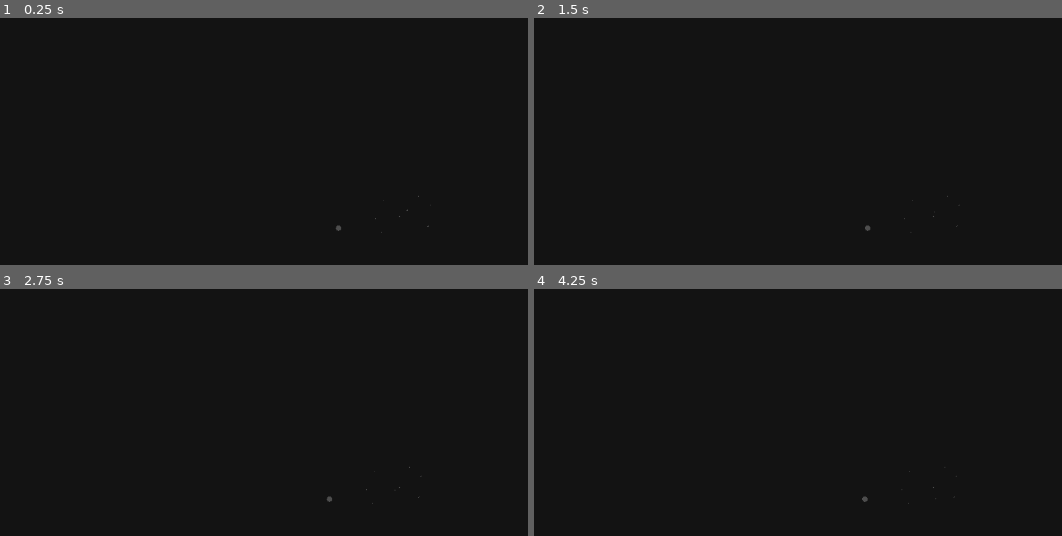
Above: before the commit, frames 1-4 (two rows, left to right).
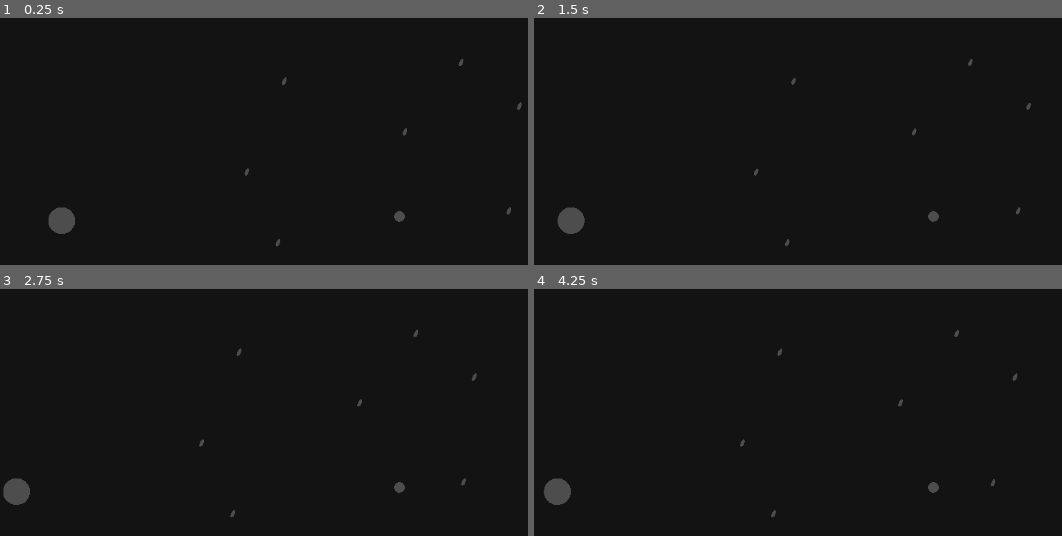
Above: after the commit, the same moments.

Repository: FOSS-Supremacy/celestis
Game: Godot game, scene res://scenes/tests.tscn
Same seed, same stepped clock (60 frames per second), same inputs: the game is played once before the commit and once after it. This scene is started directly instead of the project's main scene.
Inputs (mouse positions are in pixels of both pictures, inside the frame that each line leads up to):
- Up to frame 1 (0.25 s): no input
- Up to frame 2 (1.5 s): tap Enter at 0.5 s; move the mouse to (outside the picture) at 0.52 s; hold Right (player_right) 0.53-1.25 s; hold K (camera_down) 0.53-1.25 s; click (outside the picture) at 0.67 s; drag from (771, 237) to (935, 210) at 1.27 s
- Up to frame 3 (2.75 s): tap Space at 2 s; move the mouse to (480, 387) at 2.02 s; hold Right (player_right) from 2.03 s (still down); hold L (camera_right) from 2.03 s (still down)
- Up to frame 4 (4.25 s): release Right (player_right) at 2.75 s; release L (camera_right) at 2.75 s; drag from (outside the picture) to (908, 471) at 2.77 s; tap Enter at 3.5 s; move the mouse to (outside the picture) at 3.52 s; hold Left (player_left) from 3.53 s (still down); hold K (camera_down) from 3.53 s (still down)

The runs differ from the first frame. In frame 1, 0.7% of the frame differs, in the area x 9-99%, y 16-93%; in frame 2, 0.6%; in frame 3, 0.7%; in frame 4, 0.7%.

Commit message:
new features added

Diff:
--- a/assets/prefabs/gameplay/player/Player.tscn
+++ b/assets/prefabs/gameplay/player/Player.tscn
@@ -1,10 +1,11 @@
-[gd_scene load_steps=9 format=3 uid="uid://cb3pbe0pkul1h"]
+[gd_scene load_steps=10 format=3 uid="uid://cb3pbe0pkul1h"]
 
 [ext_resource type="Script" path="res://scripts/resource/SpaceObjectSettings.gd" id="2_gp2og"]
 [ext_resource type="Script" path="res://scripts/gameplay/player/player.gd" id="2_i8ree"]
 [ext_resource type="OccluderPolygon2D" uid="uid://dhxlba7wqg83g" path="res://assets/planet_light_occluder.tres" id="3_vkstq"]
 [ext_resource type="Script" path="res://scripts/gameplay/systems/GravityController.gd" id="4_6bkdi"]
 [ext_resource type="Script" path="res://scripts/gameplay/player/PlayerCameraController.gd" id="5_cwes0"]
+[ext_resource type="Script" path="res://scripts/gameplay/systems/OrbitingController.gd" id="6_1pj3v"]
 
 [sub_resource type="Resource" id="Resource_avefi"]
 script = ExtResource("2_gp2og")
@@ -48,12 +49,14 @@
 
 [node name="PlayerCameraController" type="Camera2D" parent="."]
 script = ExtResource("5_cwes0")
-active_zoom = false
 min_zoom = 0.2
 zoom_speed = 0.2
 
 [node name="GravityController" type="Node" parent="."]
 script = ExtResource("4_6bkdi")
 
+[node name="OrbitingObject" type="Node2D" parent="."]
+script = ExtResource("6_1pj3v")
+
 [connection signal="body_entered" from="Orbit" to="." method="_orbit_entered"]
 [connection signal="body_exited" from="Orbit" to="." method="_orbit_exited"]
--- a/assets/prefabs/gameplay/space/asteroid/asteroid.tscn
+++ b/assets/prefabs/gameplay/space/asteroid/asteroid.tscn
@@ -8,9 +8,10 @@
 radius = 90.0
 height = 380.0
 
-[node name="obj_asteroid" type="CharacterBody2D" groups=["OBJECT_DESTROYED", "SPACE_OBJECT"]]
+[node name="obj_asteroid" type="CharacterBody2D" node_paths=PackedStringArray("OrbitController") groups=["OBJECT_DESTROYED", "SPACE_OBJECT"]]
 position = Vector2(170, 0)
 script = ExtResource("2_ehtvs")
+OrbitController = NodePath("")
 
 [node name="Polygon2D" type="Polygon2D" parent="."]
 scale = Vector2(0.03, 0.03)
--- a/scenes/tests.tscn
+++ b/scenes/tests.tscn
@@ -31,7 +31,7 @@
 position = Vector2(368, -71)
 
 [node name="Player" parent="." instance=ExtResource("14_v7w3n")]
-position = Vector2(147, 10)
+position = Vector2(195, 88)
 acceleration = 100.0
 max_speed = 100.0
 drag = 5.0
